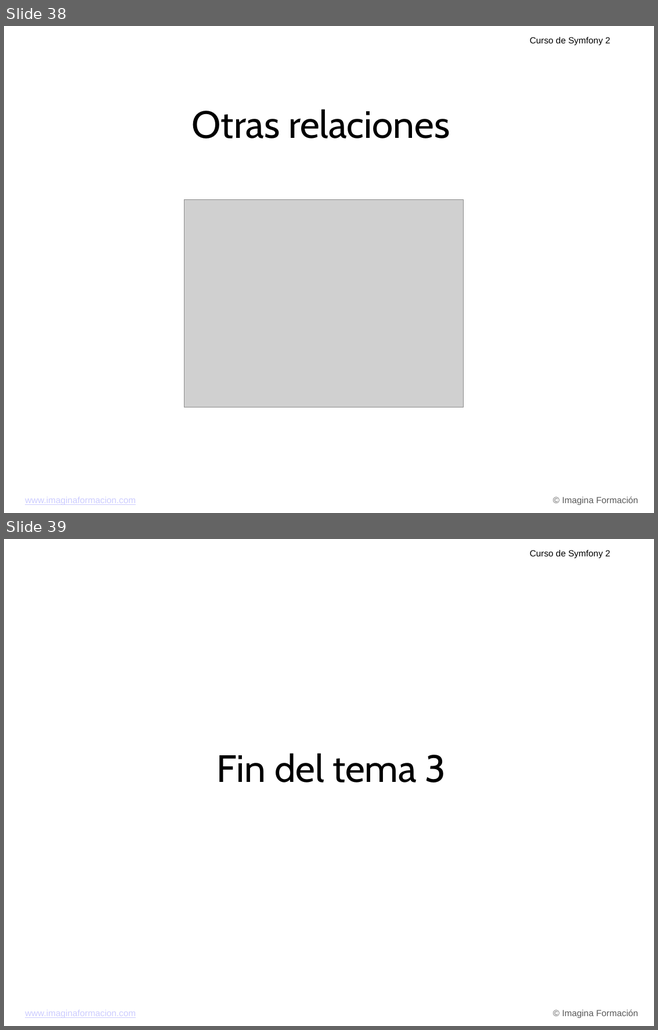
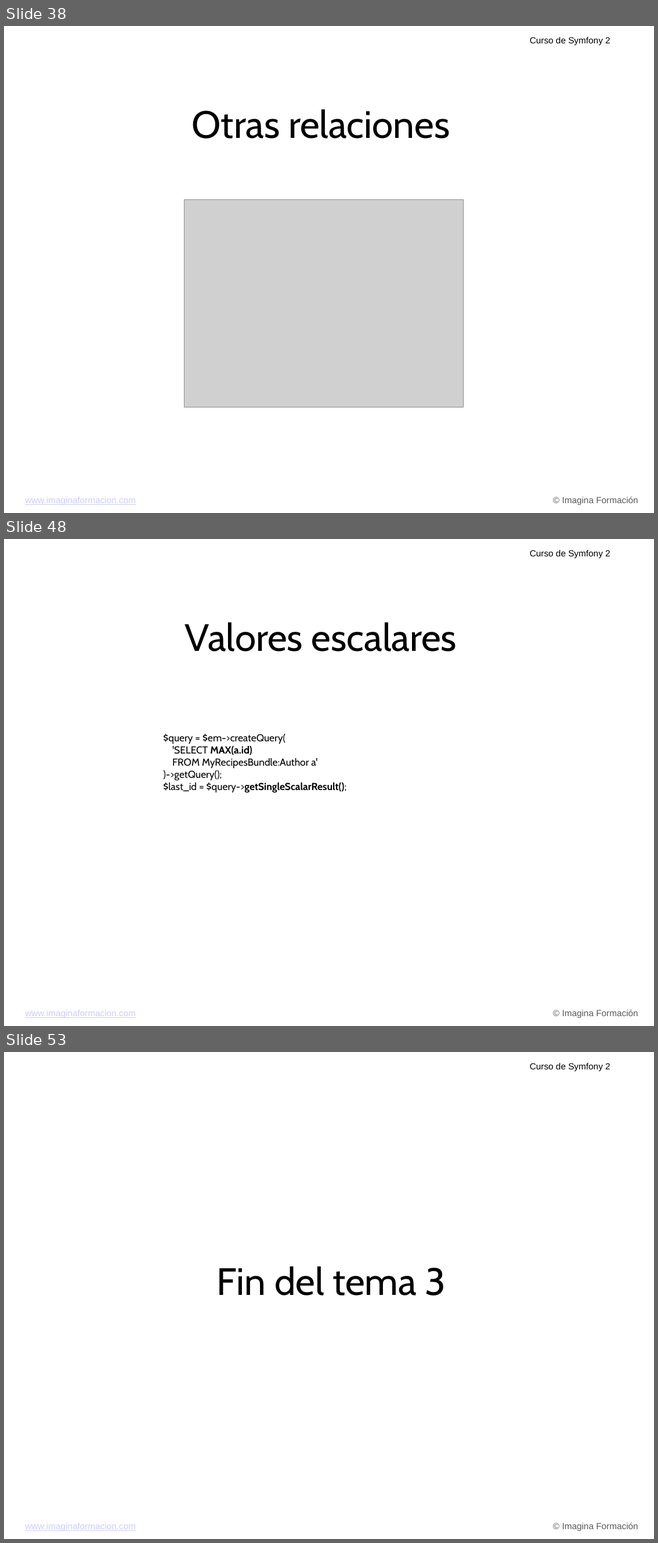
Before and after one commit to carlescliment/curso-symfony2, a slide deck: compiled/ppt/Tema 3.ppt. Shown one above the other, each under a label of ours: slides 38 and 39 before the commit, slides 38, 48 and 53 after it; the slides between them are not shown. The pictures are 658x1030 and 658x1543 pixels, drawn with LibreOffice and Linux fonts; fonts in the diff are those of the drawing; grey boxes stand for pictures; background and template pictures are left out. Boxes give left, top, right and bottom in pixels: in the first picture for what was removed or moved away, otherwise in the second. Text is boxed around its words. In the diff, an @@ line names an element or a change of style, - is before the commit and + after.

```diff
--- a/compiled/ppt/Tema 3.ppt
+++ b/compiled/ppt/Tema 3.ppt
@@ slide 48 added at (x1=4, y1=539, x2=654, y2=1026), background picture (left out); not listed: 3 template elements that a slide beside it also shows @@
@@ text added at (x1=185, y1=622, x2=456, y2=652), 60 pt, text #000000 @@
+Valores escalares
@@ text added at (x1=163, y1=734, x2=347, y2=793), 16 pt, text #000000 @@
+$query = $em->createQuery(
+'SELECT MAX(a.id)
+FROM MyRecipesBundle:Author a'
+)->getQuery();
+$last_id = $query->getSingleScalarResult();
@@ what was slide 39 is now slide 53 @@
```
Also in this commit, not shown: 13 other slides added.
